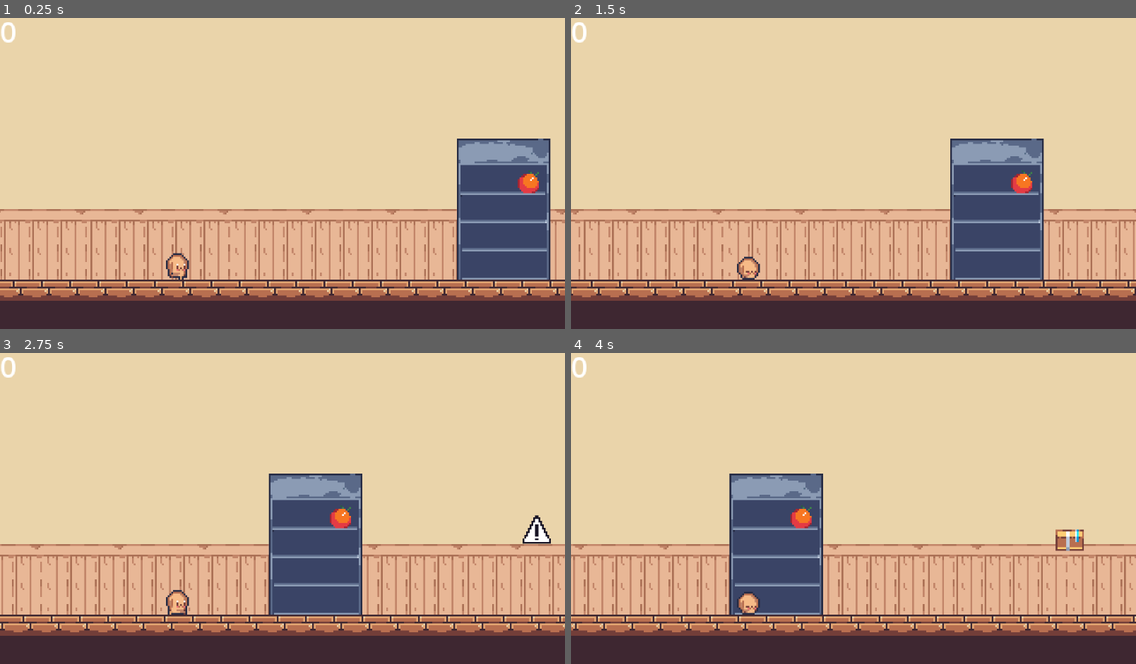
Above: before the commit, frames 1-4 (two rows, left to right).
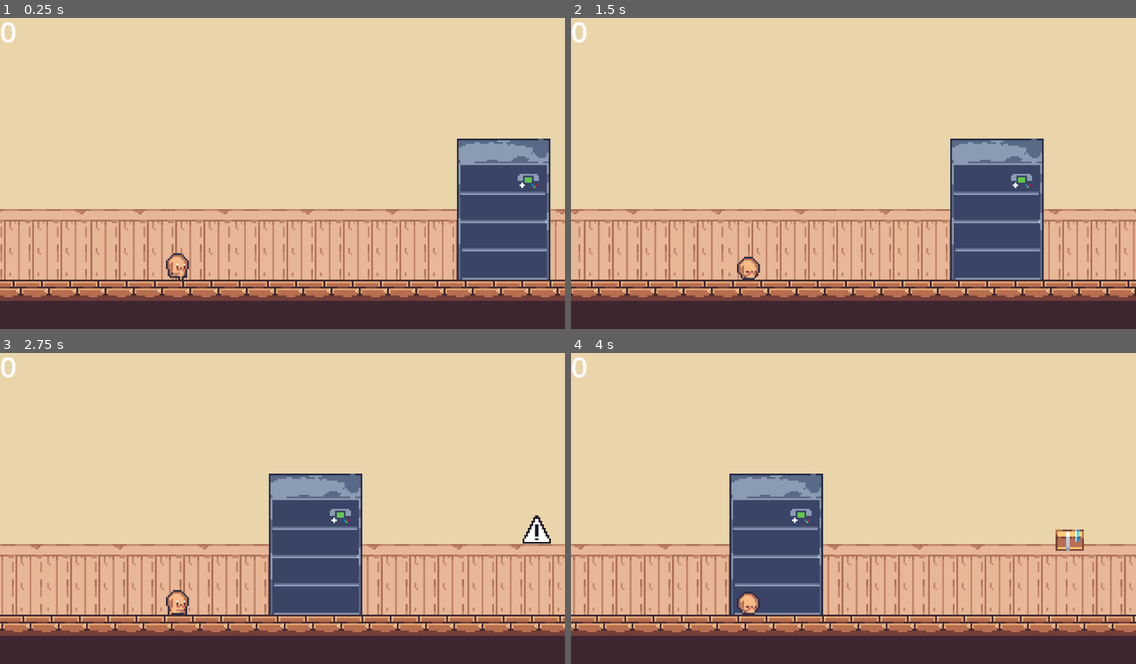
Above: after the commit, the same moments.

Repository: themoeboy/project-memory
Game: Godot game, scene res://src/general/level.tscn
Two runs of this game, one before a commit and one after it. Both use one fixed random seed, a clock stepped at 60 frames per second and the inputs below.
Inputs (mouse positions are in pixels of both pictures, inside the frame that each line leads up to):
- Up to frame 1 (0.25 s): no input
- Up to frame 2 (1.5 s): move the mouse to (977, 154) at 0.52 s; press the mouse at (977, 154) at 0.53 s; tap Space (jump) at 0.77 s; move the mouse to (740, 185) at 1.27 s; release the mouse at (740, 185) at 1.28 s; tap Shift (parry) at 1.35 s
- Up to frame 3 (2.75 s): tap Space (jump) at 1.52 s; move the mouse to (339, 436) at 2.02 s; right-click (339, 436) at 2.1 s
- Up to frame 4 (4 s): move the mouse to (825, 567) at 2.77 s; click (825, 567) at 2.85 s; tap Space (jump) at 3.02, 3.77 s; move the mouse to (1023, 552) at 3.52 s; tap Shift (parry) at 3.6 s

The runs differ from the first frame. In frame 1, 0.2% of the frame differs, in the area x 91-96%, y 48-57%; in frame 2, 0.2%; in frame 3, 0.2%; in frame 4, 0.2%, in the area x 38-43%, y 48-57%.

Commit message:
Item grid trending products

Diff:
--- a/src/helpers/util.gd
+++ b/src/helpers/util.gd
@@ -34,6 +34,31 @@
 		"name": "aquaberry",
 		"value": 20,
 		"region": Vector2(4, 0)
+	},
+	"game_console_1": {
+		"name": "game_console_1",
+		"value": 20,
+		"region": Vector2(0, 1)
+	},
+	"game_console_2": {
+		"name": "game_console_2",
+		"value": 20,
+		"region": Vector2(1, 1)
+	},
+	"game_console_3": {
+		"name": "game_console_3",
+		"value": 20,
+		"region": Vector2(2, 1)
+	},
+	"game_console_4": {
+		"name": "game_console_4",
+		"value": 20,
+		"region": Vector2(3, 1)
+	},
+	"game_console_5": {
+		"name": "game_console_5",
+		"value": 20,
+		"region": Vector2(4, 1)
 	}
 }
 
@@ -42,7 +67,7 @@
 
 # Progress
 var money = 0
-
+var trending_products_names_array : Array = []
 
 
 # Functions
--- /dev/null
+++ b/src/ui/trending_item.gd
@@ -0,0 +1,17 @@
+extends Control
+
+@onready var sprite: Sprite2D = $texture
+var item_name: String = "orange"
+var item_value: int
+
+const sprite_sheet = preload("res://assets/items/item_spritesheet.png")
+const sprite_size = Vector2(16, 16)
+
+func _ready():
+	if item_name != "":
+		var item_data = UTIL.all_items[item_name]
+		item_value = item_data.value
+		sprite.texture = sprite_sheet
+		sprite.region_enabled = true
+		var region = item_data.region
+		sprite.region_rect = Rect2(region.x * sprite_size.x, region.y * sprite_size.y, sprite_size.x, sprite_size.y)
--- /dev/null
+++ b/src/ui/trending_item.tscn
@@ -0,0 +1,16 @@
+[gd_scene load_steps=2 format=3 uid="uid://dkwepvseyp0f8"]
+
+[ext_resource type="Script" uid="uid://3kby73f0a10t" path="res://src/ui/trending_item.gd" id="1_updkr"]
+
+[node name="trending_item" type="Control"]
+custom_minimum_size = Vector2(16, 16)
+layout_mode = 3
+anchors_preset = 15
+anchor_right = 1.0
+anchor_bottom = 1.0
+grow_horizontal = 2
+grow_vertical = 2
+script = ExtResource("1_updkr")
+
+[node name="texture" type="Sprite2D" parent="."]
+position = Vector2(8, 8)
--- /dev/null
+++ b/src/ui/trending_items.gd
@@ -0,0 +1,23 @@
+extends Control
+
+var item = preload("res://src/ui/trending_item.tscn")
+@onready var grid = $grid
+@export var trending_count = 5
+
+func _ready():
+	randomize()
+	generate_trending_products()
+	add_to_grid()
+
+func generate_trending_products():
+	UTIL.trending_products_names_array.clear()
+	var items = UTIL.all_items_array.duplicate()
+	items.shuffle()
+	for i in range(min(trending_count, items.size())):
+		UTIL.trending_products_names_array.append(items[i])
+
+func add_to_grid():
+		for trending_item_name in UTIL.trending_products_names_array:
+			var item_instance = item.instantiate()
+			item_instance.item_name = trending_item_name
+			grid.add_child(item_instance)
--- /dev/null
+++ b/src/ui/trending_items.tscn
@@ -0,0 +1,21 @@
+[gd_scene load_steps=2 format=3 uid="uid://blgpmm4p381sa"]
+
+[ext_resource type="Script" uid="uid://bacppp3365qrj" path="res://src/ui/trending_items.gd" id="1_8ocln"]
+
+[node name="trending_products" type="Control"]
+layout_mode = 3
+anchors_preset = 15
+anchor_right = 1.0
+anchor_bottom = 1.0
+grow_horizontal = 2
+grow_vertical = 2
+script = ExtResource("1_8ocln")
+
+[node name="grid" type="GridContainer" parent="."]
+layout_mode = 1
+anchors_preset = 15
+anchor_right = 1.0
+anchor_bottom = 1.0
+grow_horizontal = 2
+grow_vertical = 2
+columns = 5
Not shown, added: src/ui/trending_item.gd.uid
Not shown, added: src/ui/trending_items.gd.uid
